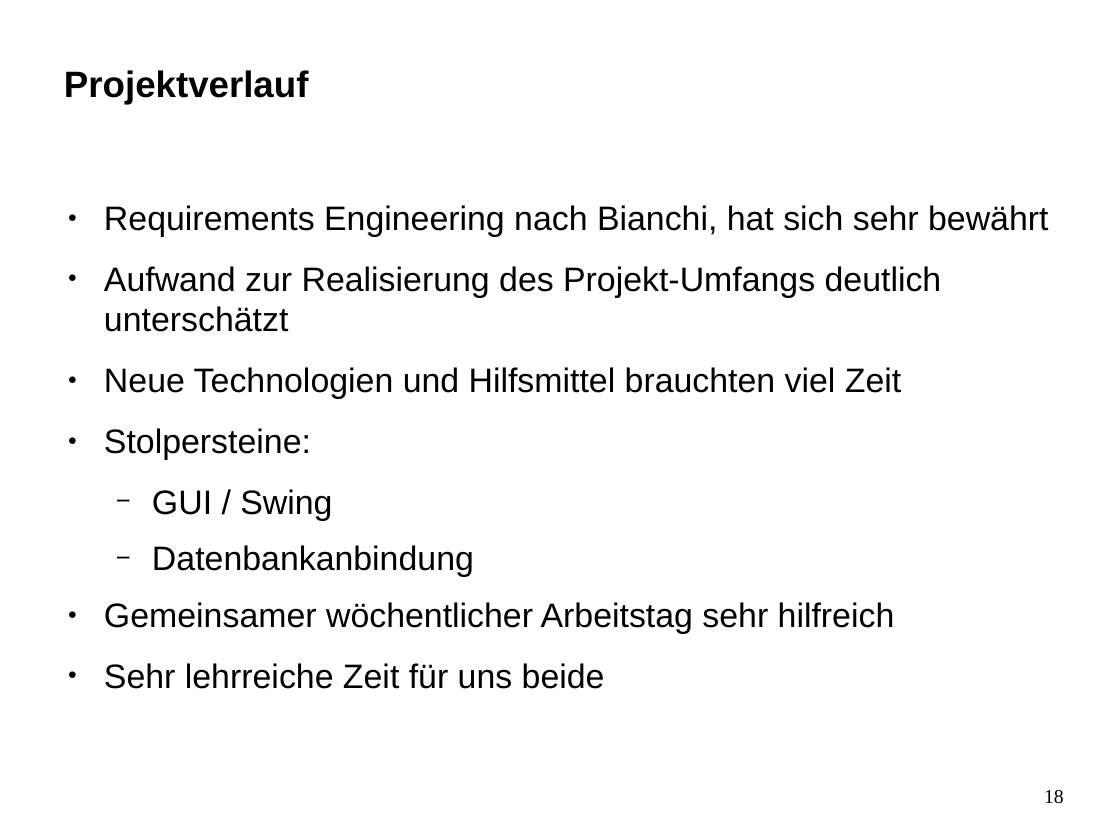
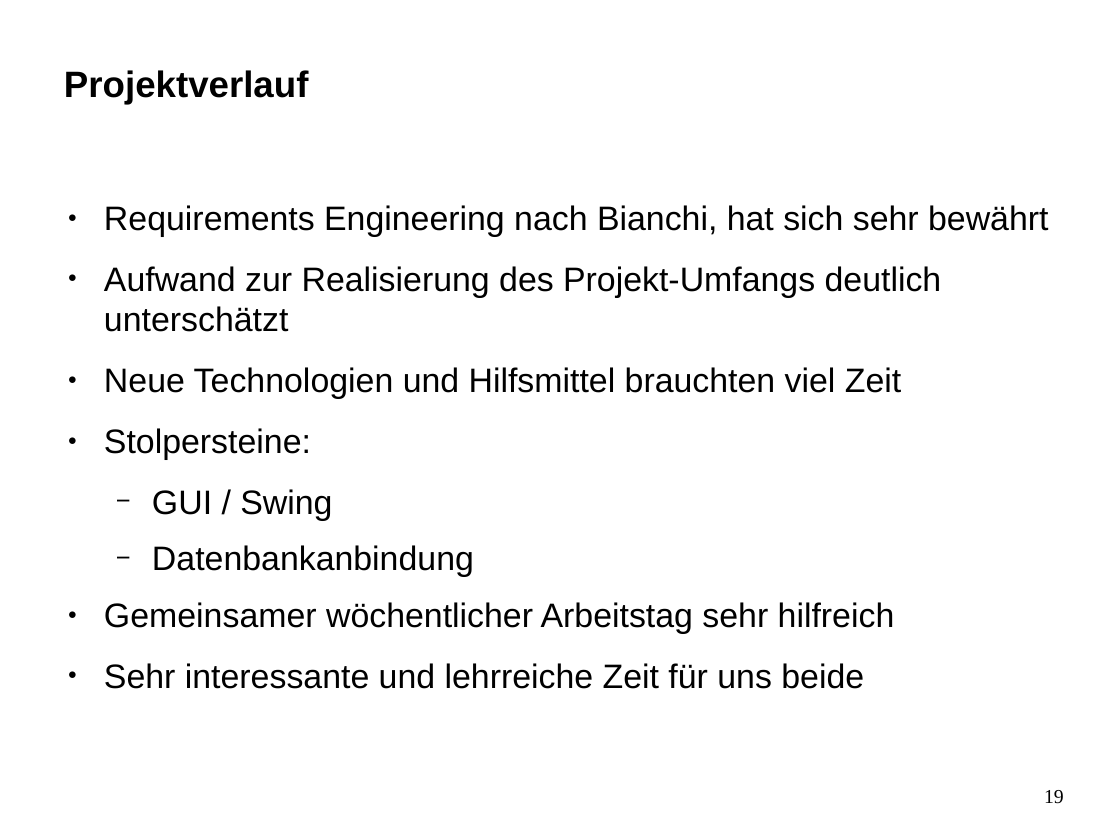
Before and after one commit to marschraner/svm, a slide deck: slide 19 of doc/05_Schlusspraesentation/Schlusspraesentation.odp (slide 18 before the commit). Drawn at 1120x840 pixels with LibreOffice and Linux fonts; fonts in the diff are those of the drawing; background and template pictures are left out. Boxes give left, top, right and bottom in pixels: in the first picture for what was removed or moved away, otherwise in the second. Text is boxed around its words. In the diff, an @@ line names an element or a change of style, - is before the commit and + after.

```diff
--- a/doc/05_Schlusspraesentation/Schlusspraesentation.odp
+++ b/doc/05_Schlusspraesentation/Schlusspraesentation.odp
@@ text at bbox=[104, 663, 864, 689]: text changed @@
-● Sehr lehrreiche Zeit für uns beide
+● Sehr interessante und lehrreiche Zeit für uns beide
@@ page number at bbox=[1044, 790, 1064, 804]: text changed @@
-18
+19
```
Also in this commit, not shown: 7 other slides changed, 2 slides added, 18 other files.
